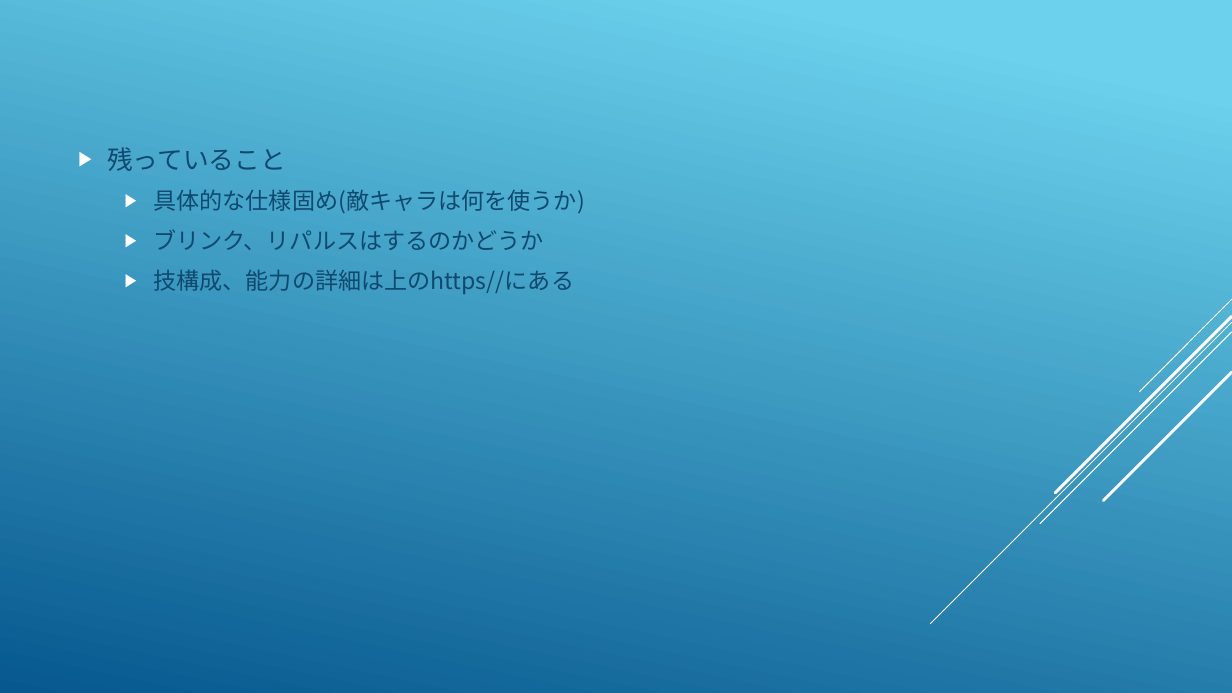
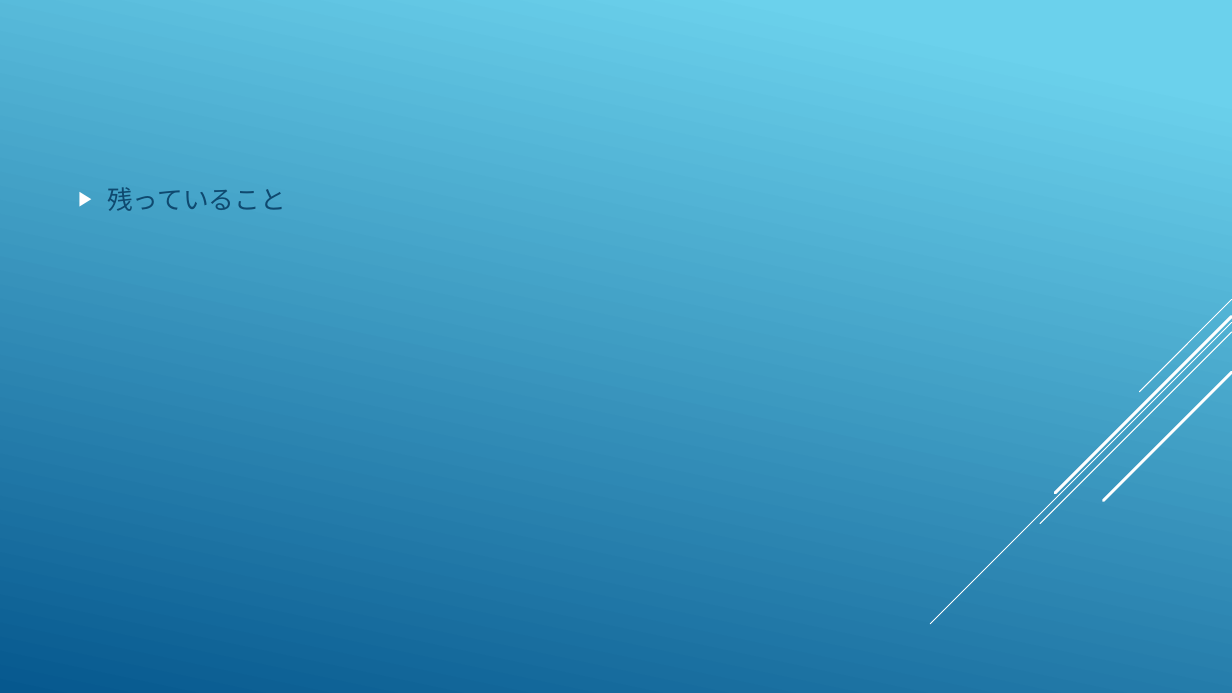
Before and after one commit to hir4rin/2026_summer, a slide deck: slide 8 of 進捗/2026_summer企画書part2.pptx. Drawn at 1232x693 pixels with LibreOffice and Linux fonts; fonts in the diff are those of the drawing. Boxes give left, top, right and bottom in pixels: in the first picture for what was removed or moved away, otherwise in the second. Text is boxed around its words. In the diff, an @@ line names an element or a change of style, - is before the commit and + after.

```diff
--- a/進捗/2026_summer企画書part2.pptx
+++ b/進捗/2026_summer企画書part2.pptx
@@ text at (x1=153, y1=190, x2=584, y2=294): paragraphs removed @@
-  ▶ 具体的な仕様固め(敵キャラは何を使うか)
-  ▶ ブリンク、リパルスはするのかどうか
-  ▶ 技構成、能力の詳細は上のhttps//にある
```
Also in this commit, not shown: 2 other slides changed, 2 slides added, 2 slides removed, 1 other file.
